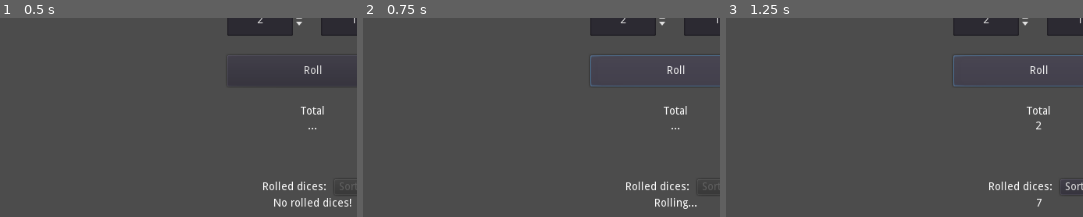
Above: before the commit, frames 1-3 (left to right).
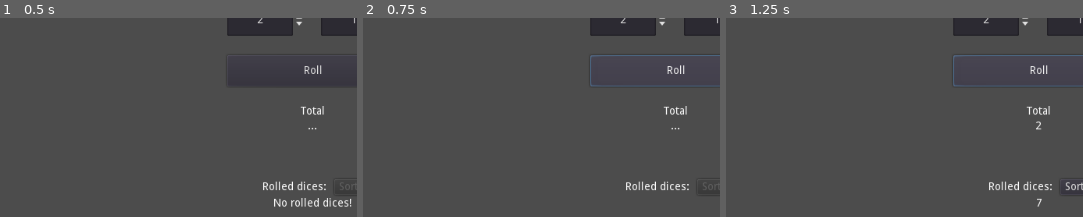
Above: after the commit, the same moments.

Repository: TheAspen/Dice_Roller_2000
Game: Godot game, scene res://Main.tscn
The game is run twice, just before and just after one commit, with the same random seed, the same clock (stepped at 60 frames per second) and the same inputs.
Inputs:
- Up to frame 1 (0.5 s): no input
- Up to frame 2 (0.75 s): click "Roll" at 0.5 s
- Up to frame 3 (1.25 s): no input
The pictures show only the part of the screen within x 0-50%, y 25-75%; the shares and areas given below are measured in that part.

Frame 1 is identical in both runs. In frame 2, 0.2% of the frame differs, in the area x 81-94%, y 90-96%; in frame 3, nothing differs.

Commit message:
Continued with the roll animation.

Diff:
--- a/GridScript.gd
+++ b/GridScript.gd
@@ -14,25 +14,13 @@
 		return
 
 # Core function, called from MainScript
-func temp(results: PoolIntArray, failureValues: PoolIntArray, successValues: PoolIntArray):
+func _createLabels(results: PoolIntArray, failureValues: PoolIntArray, successValues: PoolIntArray):
 	for i in range(results.size()):
 		var node = Label.new()
-		if(i == 0):
-			var defaultText = get_child(0)
-			#defaultText.replace_by(node)
-			defaultText.queue_free()
-			#node.text = var2str(results[i])
-			#_setColorToResult(node, i, failureValues, successValues, results)
-			node.set_script(labelScript)
-			node._initLabel(10,results[i], 1, i)
-			add_child(node)
-			continue
-		#node.text = var2str(results[i]) # <----
-		# _setColorToResult(node, i, failureValues, successValues, results)
 		node.set_script(labelScript)
 		node._initLabel(10,results[i], 1, i)
 		add_child(node)
-	_showLabel(1)
+	_showLabel(0)
 pass
 
 func _showLabel(index: int):
--- a/MainScript.gd
+++ b/MainScript.gd
@@ -76,7 +76,7 @@
 	if(allowRoll == false):
 		return
 	_clearAll()
-	_setRollingTextToGrid()
+	#_setRollingTextToGrid()
 	yield(get_tree().create_timer(0.5), "timeout")
 	var dice = int(diceSpinBox.value)
 	var amount = int(amountSpinBox.value)
@@ -103,7 +103,7 @@
 #		node.text = var2str(results[i]) # <----
 #		_setColorToResult(node,i)
 #		resultGrid.add_child(node)
-	resultGrid.temp(results, failureValues, successValues)
+	resultGrid._createLabels(results, failureValues, successValues)
 	_checkFailures()
 	_checkSuccess()
 	failureResultValue.text = var2str(totalFailures)
